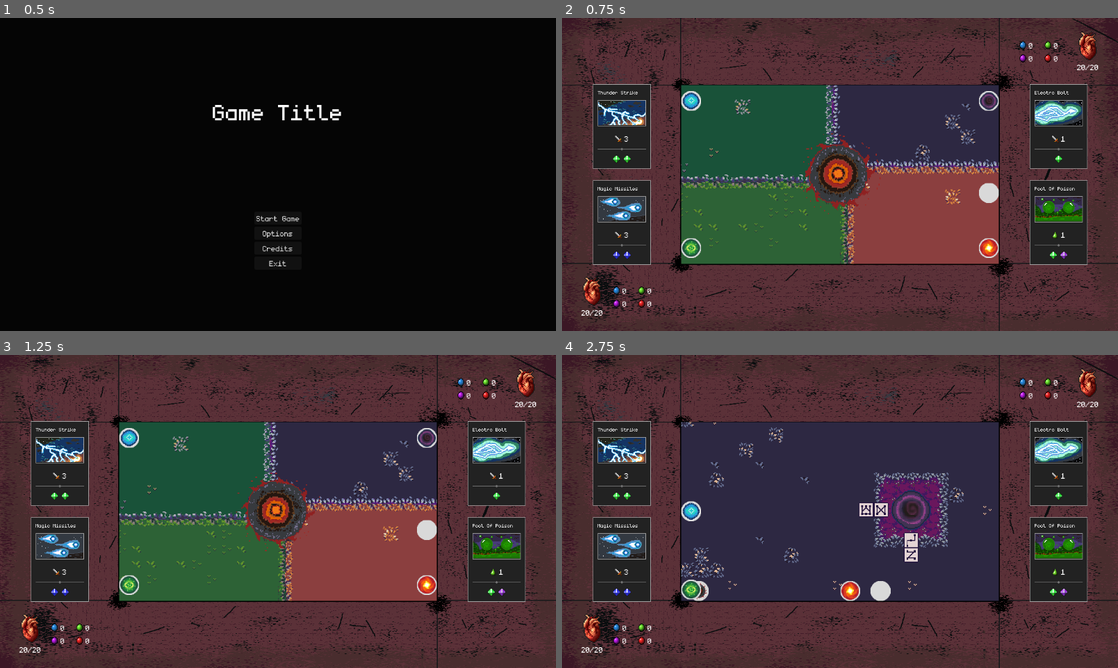
Above: before the commit, frames 1-4 (two rows, left to right).
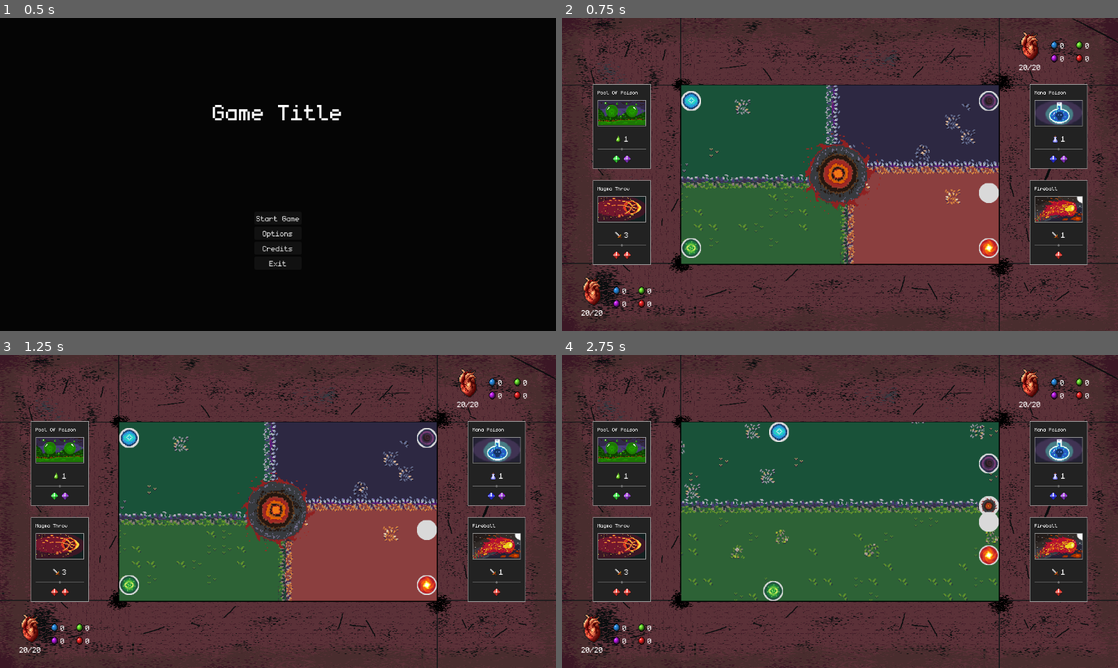
Above: after the commit, the same moments.

Repository: Juanxpeke/GD-BR2024
Game: Godot game, scene res://Core/GUI/MainMenu/main_menu.tscn
Two runs of this game, one before a commit and one after it. Both use one fixed random seed, a clock stepped at 60 frames per second and the inputs below. The engine's default icon, where the game draws it, is replaced by a stand-in: a white triangle on a blue panel in a dark square. Sound files missing from this copy of the repository are replaced by a short silence.
Inputs (mouse positions are in pixels of both pictures, inside the frame that each line leads up to):
- Up to frame 1 (0.5 s): no input
- Up to frame 2 (0.75 s): click "Start Game" at 0.5 s
- Up to frame 3 (1.25 s): no input
- Up to frame 4 (2.75 s): drag from (840, 511) to (990, 530) at 1.27 s; drag from (778, 589) to (990, 558) at 2.02 s

Frame 1 is identical in both runs. In frame 2, 3.6% of the frame differs, in the area x 6-97%, y 4-77%; in frame 3, 3.6%; in frame 4, 36%, in the area x 6-97%, y 4-79%.
Error after the commit: Invalid access to property or key 'current_cooldown' on a base object of type 'Nil'. (res://Core/Entity/Boss/boss.gd:30)

Commit message:
Improved skills stuff

Diff:
--- a/Core/Entity/Boss/theft_active.gd
+++ b/Core/Entity/Boss/theft_active.gd
@@ -7,6 +7,10 @@
 func core_activate(caller : Boss) -> void:
 	var enemy = caller.get_enemy()
 	var enemy_dominoes = enemy.hand.dominoes.get_children()
+
+	if enemy_dominoes.is_empty():
+		current_cooldown = 0
+		return
 
 	var random_domino_index = GameManager.rng.randi_range(0, enemy_dominoes.size() - 1)
 	var random_domino = enemy_dominoes[random_domino_index]
--- a/Core/GUI/HUD/ManasContainer/manas_container.gd
+++ b/Core/GUI/HUD/ManasContainer/manas_container.gd
@@ -18,6 +18,7 @@
 
 # Updates this manas container layout
 func _update_layout(mana_type : GameManager.ManaType) -> void:
+	print('Updating mana layout', mana_type)
 	get_child(mana_type).mana_icon.texture = icons[mana_type]
 	get_child(mana_type).mana_amount.text = str(entity.current_manas[mana_type])
 
--- a/Core/GUI/HUD/hud.tscn
+++ b/Core/GUI/HUD/hud.tscn
@@ -37,7 +37,7 @@
 
 [sub_resource type="Animation" id="Animation_yvy8p"]
 resource_name = "skill_activation"
-length = 1.6
+length = 1.8
 tracks/0/type = "value"
 tracks/0/imported = false
 tracks/0/enabled = true
@@ -45,7 +45,7 @@
 tracks/0/interp = 1
 tracks/0/loop_wrap = true
 tracks/0/keys = {
-"times": PackedFloat32Array(0, 0.6, 1.3, 1.6),
+"times": PackedFloat32Array(0, 0.6, 1.4, 1.8),
 "transitions": PackedFloat32Array(1, 1, 1, 1),
 "update": 0,
 "values": [Color(1, 1, 1, 0), Color(1, 1, 1, 1), Color(1, 1, 1, 1), Color(1, 1, 1, 0)]
@@ -57,7 +57,7 @@
 tracks/1/interp = 1
 tracks/1/loop_wrap = true
 tracks/1/keys = {
-"times": PackedFloat32Array(0, 0.6, 1.3, 1.6),
+"times": PackedFloat32Array(0, 0.6, 1.4, 1.8),
 "transitions": PackedFloat32Array(1, 1, 1, 1),
 "update": 0,
 "values": [Vector2(0.4, 0.4), Vector2(1.2, 1.2), Vector2(1.3, 1.3), Vector2(2, 2)]
@@ -69,7 +69,7 @@
 tracks/2/interp = 1
 tracks/2/loop_wrap = true
 tracks/2/keys = {
-"times": PackedFloat32Array(0, 1.6),
+"times": PackedFloat32Array(0, 1.8),
 "transitions": PackedFloat32Array(1, 1),
 "values": [{
 "args": [],
@@ -173,11 +173,11 @@
 theme_override_constants/separation = 20
 alignment = 2
 
+[node name="HealthContainer" parent="BossInterface/MainInfoContainer" instance=ExtResource("5_gf0k0")]
+layout_mode = 2
+size_flags_vertical = 4
+
 [node name="ManasContainer" parent="BossInterface/MainInfoContainer" instance=ExtResource("5_8ujv3")]
-layout_mode = 2
-size_flags_vertical = 4
-
-[node name="HealthContainer" parent="BossInterface/MainInfoContainer" instance=ExtResource("5_gf0k0")]
 layout_mode = 2
 size_flags_vertical = 4
 
--- a/Core/GUI/HUD/skill_card.gd
+++ b/Core/GUI/HUD/skill_card.gd
@@ -18,6 +18,7 @@
 func _update_layout() -> void:
 	skill_name.text = skill.name
 	skill_sprite.texture = skill.sprite
+	skill_description.get_v_scroll_bar()
 	skill_description.text = "[center]" + _parse_skill_description(skill.description) + "[/center]"
 	skill_manas_container.set_skill(skill)
 
--- a/Core/GUI/HUD/skill_card.tscn
+++ b/Core/GUI/HUD/skill_card.tscn
@@ -40,11 +40,11 @@
 
 [node name="SkillCardMiniContainer" type="VBoxContainer" parent="."]
 layout_mode = 2
-theme_override_constants/separation = 22
+theme_override_constants/separation = 20
 
 [node name="SkillTopContainer" type="VBoxContainer" parent="SkillCardMiniContainer"]
 layout_mode = 2
-theme_override_constants/separation = 18
+theme_override_constants/separation = 16
 
 [node name="SkillName" type="Label" parent="SkillCardMiniContainer/SkillTopContainer"]
 unique_name_in_owner = true
@@ -66,17 +66,23 @@
 
 [node name="SkillMainContainer" type="VBoxContainer" parent="SkillCardMiniContainer"]
 layout_mode = 2
-theme_override_constants/separation = 20
+theme_override_constants/separation = 18
 
-[node name="SkillDescription" type="RichTextLabel" parent="SkillCardMiniContainer/SkillMainContainer"]
-unique_name_in_owner = true
+[node name="SkillDescriptionContainer" type="PanelContainer" parent="SkillCardMiniContainer/SkillMainContainer"]
 custom_minimum_size = Vector2(0, 78)
 layout_mode = 2
+
+[node name="SkillDescription" type="RichTextLabel" parent="SkillCardMiniContainer/SkillMainContainer/SkillDescriptionContainer"]
+unique_name_in_owner = true
+layout_mode = 2
+size_flags_vertical = 4
 bbcode_enabled = true
 text = "[fill]This is a big description to explain what a skill does and how it...[/fill] "
+fit_content = true
 
 [node name="SeparatorTexture" type="TextureRect" parent="SkillCardMiniContainer/SkillMainContainer"]
 layout_mode = 2
+size_flags_horizontal = 4
 texture = ExtResource("3_vdds2")
 
 [node name="SkillManasContainer" parent="SkillCardMiniContainer/SkillMainContainer" instance=ExtResource("4_1wmav")]
--- a/Core/Match/match.gd
+++ b/Core/Match/match.gd
@@ -58,8 +58,8 @@
 
 #region Skills Logic
 
-# Gets all the usable skills in this match
-func get_usable_skills() -> Array[Skill]:
+# Gets all the entities skills in this match
+func get_entities_skills() -> Array[Skill]:
 	return GameManager.current_player.current_skills + GameManager.current_boss.current_skills
 
 # Swaps the skills of the entities
--- a/Global/Skills/ArcaneLance/arcane_lance.tres
+++ b/Global/Skills/ArcaneLance/arcane_lance.tres
@@ -14,7 +14,7 @@
 name = "Arcane Lance"
 sprite = ExtResource("4_lxbbj")
 sound = ExtResource("3_bfoup")
-description = ""
+description = "Deals {effect}{0, icon} {effect}{0, value} of damage to the enemy"
 effects = Array[Resource("res://Global/Skills/Effects/effect.gd")]([SubResource("Resource_xj6sc")])
 manas_needed = Array[int]([1, 0, 0, 0])
 maximum_repetitions = -1
--- a/Global/Skills/BlackHole/black_hole.tres
+++ b/Global/Skills/BlackHole/black_hole.tres
@@ -14,7 +14,7 @@
 name = "Black Hole"
 sprite = ExtResource("3_1cqia")
 sound = ExtResource("3_77sef")
-description = ""
+description = "Deals {effect}{0, icon} {effect}{0, value} of damage to the enemy"
 effects = Array[Resource("res://Global/Skills/Effects/effect.gd")]([SubResource("Resource_cphgy")])
 manas_needed = Array[int]([0, 0, 2, 0])
 maximum_repetitions = -1
--- a/Global/Skills/DarkBlast/dark_blast.tres
+++ b/Global/Skills/DarkBlast/dark_blast.tres
@@ -14,7 +14,7 @@
 name = "Dark Blast"
 sprite = ExtResource("3_woq14")
 sound = ExtResource("3_3g4rb")
-description = ""
+description = "Deals {effect}{0, icon} {effect}{0, value} of damage to the enemy"
 effects = Array[Resource("res://Global/Skills/Effects/effect.gd")]([SubResource("Resource_3af4o")])
 manas_needed = Array[int]([0, 0, 1, 0])
 maximum_repetitions = -1
--- /dev/null
+++ b/Global/Skills/Effects/TemporalEffects/mana_thirst_effect.gd
@@ -0,0 +1,38 @@
+class_name ManaThirstEffect
+extends TemporalEffect
+
+@export_enum("Arcane", "Nature", "Dark", "Inferno", "Random") var mana_type: String = "Random"
+
+# Private
+
+# Constructor
+func _init() -> void:
+	super()
+	icon = load("res://Global/Skills/Effects/TemporalEffects/mana_thirst_effect_icon.png")
+
+
+# Public
+
+# Applies the activation effect
+func apply_activation(caller : Entity) -> void:
+	var type : GameManager.ManaType
+	var enemy_current_manas = caller.get_enemy().current_manas
+
+	match mana_type:
+		"Arcane": type = GameManager.ManaType.ARCANE
+		"Nature": type = GameManager.ManaType.NATURE
+		"Dark": type = GameManager.ManaType.DARK
+		"Inferno": type = GameManager.ManaType.INFERNO
+		"Random":
+			var possible_mana_types = []
+
+			for enemy_mana_type in range(enemy_current_manas.size()):
+				if enemy_current_manas[enemy_mana_type] > 0:
+					possible_mana_types.append(enemy_mana_type)
+
+			if not possible_mana_types.is_empty():
+				var type_index = GameManager.rng.randi_range(0, possible_mana_types.size() - 1)
+				type = possible_mana_types[type_index]
+
+	if enemy_current_manas[type] > 0:
+		caller.get_enemy().subtract_current_mana(int(value), type)
--- a/Global/Skills/ElectroBolt/electro_bolt.tres
+++ b/Global/Skills/ElectroBolt/electro_bolt.tres
@@ -14,7 +14,7 @@
 name = "Electro Bolt"
 sprite = ExtResource("2_5i6yv")
 sound = ExtResource("3_mxtp1")
-description = ""
+description = "Deals {effect}{0, icon} {effect}{0, value} of damage to the enemy"
 effects = Array[Resource("res://Global/Skills/Effects/effect.gd")]([SubResource("Resource_jdr8s")])
 manas_needed = Array[int]([0, 1, 0, 0])
 maximum_repetitions = -1
--- a/Global/Skills/Fireball/fireball.tres
+++ b/Global/Skills/Fireball/fireball.tres
@@ -1,8 +1,9 @@
-[gd_resource type="Resource" script_class="Skill" load_steps=5 format=3 uid="uid://d30dpm2id3036"]
+[gd_resource type="Resource" script_class="Skill" load_steps=6 format=3 uid="uid://d30dpm2id3036"]
 
 [ext_resource type="Script" path="res://Global/Skills/Effects/damage_effect.gd" id="1_15ksu"]
 [ext_resource type="Script" path="res://Global/Skills/skill.gd" id="1_rvk3j"]
 [ext_resource type="Texture2D" uid="uid://chld1mwu7sbc5" path="res://Global/Skills/Fireball/fireball.png" id="2_0qtje"]
+[ext_resource type="AudioStream" uid="uid://lmflq8ea3lwt" path="res://Global/Skills/Fireball/fireball.wav" id="3_8i4ii"]
 
 [sub_resource type="Resource" id="Resource_fmrvn"]
 script = ExtResource("1_15ksu")
@@ -12,7 +13,8 @@
 script = ExtResource("1_rvk3j")
 name = "Fireball"
 sprite = ExtResource("2_0qtje")
-description = "Deals {effect}{0,value} {effect}{0, icon} of damage "
+sound = ExtResource("3_8i4ii")
+description = "Deals {effect}{0, icon} {effect}{0, value} of damage to the enemy"
 effects = Array[Resource("res://Global/Skills/Effects/effect.gd")]([SubResource("Resource_fmrvn")])
 manas_needed = Array[int]([0, 0, 0, 1])
 maximum_repetitions = -1
--- a/Global/Skills/MagicMissiles/magic_missiles.tres
+++ b/Global/Skills/MagicMissiles/magic_missiles.tres
@@ -14,7 +14,7 @@
 name = "Magic Missiles"
 sprite = ExtResource("3_osow1")
 sound = ExtResource("3_uo4ec")
-description = "Deals {effect}{0, value} of damage to the enemy"
+description = "Deals {effect}{0, icon} {effect}{0, value} of damage to the enemy"
 effects = Array[Resource("res://Global/Skills/Effects/effect.gd")]([SubResource("Resource_m1omx")])
 manas_needed = Array[int]([2, 0, 0, 0])
 maximum_repetitions = -1
--- /dev/null
+++ b/Global/Skills/MagmaThrow/magma_throw.tres
@@ -0,0 +1,20 @@
+[gd_resource type="Resource" script_class="Skill" load_steps=6 format=3 uid="uid://ccyg7yw12dhw"]
+
+[ext_resource type="Script" path="res://Global/Skills/Effects/damage_effect.gd" id="1_ng4rg"]
+[ext_resource type="Script" path="res://Global/Skills/skill.gd" id="1_yu0jn"]
+[ext_resource type="Texture2D" uid="uid://bt8vloludpp0" path="res://Global/Skills/MagmaThrow/magma_throw.png" id="2_421wn"]
+[ext_resource type="AudioStream" uid="uid://brouo7qoq2tlf" path="res://Global/Skills/MagmaThrow/magma_throw.wav" id="3_w2xmr"]
+
+[sub_resource type="Resource" id="Resource_uk483"]
+script = ExtResource("1_ng4rg")
+value = 3.0
+
+[resource]
+script = ExtResource("1_yu0jn")
+name = "Magma Throw"
+sprite = ExtResource("2_421wn")
+sound = ExtResource("3_w2xmr")
+description = "Deals {effect}{0, icon} {effect}{0, value} of damage to the enemy"
+effects = Array[Resource("res://Global/Skills/Effects/effect.gd")]([SubResource("Resource_uk483")])
+manas_needed = Array[int]([0, 0, 0, 2])
+maximum_repetitions = -1
--- /dev/null
+++ b/Global/Skills/ManaPoison/mana_poison.tres
@@ -0,0 +1,22 @@
+[gd_resource type="Resource" script_class="Skill" load_steps=6 format=3 uid="uid://chbqad0maevbw"]
+
+[ext_resource type="Script" path="res://Global/Skills/skill.gd" id="1_jkm6q"]
+[ext_resource type="Script" path="res://Global/Skills/Effects/TemporalEffects/mana_thirst_effect.gd" id="1_sayfh"]
+[ext_resource type="AudioStream" uid="uid://1ulxrr4eposh" path="res://Global/Skills/ManaPoison/mana_poison.wav" id="3_mheid"]
+[ext_resource type="Texture2D" uid="uid://d3v3isg332kgg" path="res://Global/Skills/ManaPoison/mana_poison.png" id="4_1mrxb"]
+
+[sub_resource type="Resource" id="Resource_urgyo"]
+script = ExtResource("1_sayfh")
+mana_type = "Random"
+duration = 3
+value = 1.0
+
+[resource]
+script = ExtResource("1_jkm6q")
+name = "Mana Poison"
+sprite = ExtResource("4_1mrxb")
+sound = ExtResource("3_mheid")
+description = "Applies mana thirst {effect}{0, icon} (loses {effect}{0, value} of a random mana per round) for {effect}{0, duration} rounds"
+effects = Array[Resource("res://Global/Skills/Effects/effect.gd")]([SubResource("Resource_urgyo")])
+manas_needed = Array[int]([1, 0, 1, 0])
+maximum_repetitions = -1
--- a/Global/Skills/ThunderStrike/thunder_strike.tres
+++ b/Global/Skills/ThunderStrike/thunder_strike.tres
@@ -14,7 +14,7 @@
 name = "Thunder Strike"
 sprite = ExtResource("2_skxee")
 sound = ExtResource("3_ill2i")
-description = "Deals {effect}{0, value} of damage to the enemy"
+description = "Deals {effect}{0, icon} {effect}{0, value} of damage to the enemy"
 effects = Array[Resource("res://Global/Skills/Effects/effect.gd")]([SubResource("Resource_mw21p")])
 manas_needed = Array[int]([0, 2, 0, 0])
 maximum_repetitions = -1
--- /dev/null
+++ b/Global/Skills/VampireBite/vampire_bite.tres
@@ -0,0 +1,25 @@
+[gd_resource type="Resource" script_class="Skill" load_steps=8 format=3 uid="uid://cn2led5ct3uk4"]
+
+[ext_resource type="Script" path="res://Global/Skills/Effects/damage_effect.gd" id="1_cr4i1"]
+[ext_resource type="Script" path="res://Global/Skills/skill.gd" id="1_rejwx"]
+[ext_resource type="Script" path="res://Global/Skills/Effects/healing_effect.gd" id="2_b8q2t"]
+[ext_resource type="AudioStream" uid="uid://bsqrpn0e2epbb" path="res://Global/Skills/VampireBite/vampire_bite.wav" id="4_6bwu8"]
+[ext_resource type="Texture2D" uid="uid://fup8mvc2mmvl" path="res://Global/Skills/VampireBite/vampire_bite.png" id="5_osn1g"]
+
+[sub_resource type="Resource" id="Resource_yh1c8"]
+script = ExtResource("1_cr4i1")
+value = 2.0
+
+[sub_resource type="Resource" id="Resource_iu38t"]
+script = ExtResource("2_b8q2t")
+value = 2.0
+
+[resource]
+script = ExtResource("1_rejwx")
+name = "Vampire Bite"
+sprite = ExtResource("5_osn1g")
+sound = ExtResource("4_6bwu8")
+description = "Deals  {effect}{0, icon} {effect}{0, value} of damage to the enemy, giving you {effect}{1, icon} {effect}{1, value} from their health"
+effects = Array[Resource("res://Global/Skills/Effects/effect.gd")]([SubResource("Resource_yh1c8"), SubResource("Resource_iu38t")])
+manas_needed = Array[int]([1, 1, 0, 0])
+maximum_repetitions = -1
--- a/Global/Skills/skill_manager.gd
+++ b/Global/Skills/skill_manager.gd
@@ -2,18 +2,26 @@
 
 var skills = [
 	# Arcane
-	load("res://Global/Skills/ArcaneLance/arcane_lance.tres"),
-	load("res://Global/Skills/MagicMissiles/magic_missiles.tres"),
+	#load("res://Global/Skills/ArcaneLance/arcane_lance.tres"),
+	#load("res://Global/Skills/MagicMissiles/magic_missiles.tres"),
 	# Nature
-	load("res://Global/Skills/ElectroBolt/electro_bolt.tres"),
-	load("res://Global/Skills/ThunderStrike/thunder_strike.tres"),
+	#load("res://Global/Skills/ElectroBolt/electro_bolt.tres"),
+	#load("res://Global/Skills/ThunderStrike/thunder_strike.tres"),
 	# Dark
-	load("res://Global/Skills/DarkBlast/dark_blast.tres"),
-	load("res://Global/Skills/BlackHole/black_hole.tres"),
+	#load("res://Global/Skills/DarkBlast/dark_blast.tres"),
+	#load("res://Global/Skills/BlackHole/black_hole.tres"),
 	# Inferno
 	load("res://Global/Skills/Fireball/fireball.tres"),
+	load("res://Global/Skills/MagmaThrow/magma_throw.tres"),
+	# Arcane & Nature
+	#load("res://Global/Skills/VampireBite/vampire_bite.tres"),
+	# Arcane & Dark
+	load("res://Global/Skills/ManaPoison/mana_poison.tres"),
+	# Arcane & Inferno
 	# Nature & Dark
 	load("res://Global/Skills/PoolOfPoison/pool_of_poison.tres"),
+	# Nature & Inferno
+	# Inferno & Dark
 ]
 
 # Private
@@ -30,7 +38,7 @@
 	var random_index = GameManager.rng.randi_range(0, skills.size() - 1)
 	var random_skill = skills[random_index]
 
-	while GameManager.current_match and random_skill in GameManager.current_match.get_usable_skills():
+	while GameManager.current_match and random_skill in GameManager.current_match.get_entities_skills():
 		random_index = GameManager.rng.randi_range(0, skills.size() - 1)
 		random_skill = skills[random_index]
 
Not shown: 1 places in Core/World/BackgroundBoard/background_board.tres that only renumber resources
Binary file added: Global/Skills/Effects/TemporalEffects/mana_poison_effect_icon.png
Binary file added: Global/Skills/Effects/TemporalEffects/mana_thirst_effect_icon.png
Renamed: Assets/ExportedCardArts/magma_throw.png -> Global/Skills/MagmaThrow/magma_throw.png
Renamed: Assets/ExportedCardArts/mana_poison.png -> Global/Skills/ManaPoison/mana_poison.png
Renamed: Assets/ExportedCardArts/vampirism.png -> Global/Skills/VampireBite/vampire_bite.png
Not shown, added: Global/Skills/Fireball/fireball.wav
Not shown, added: Global/Skills/MagmaThrow/magma_throw.wav
